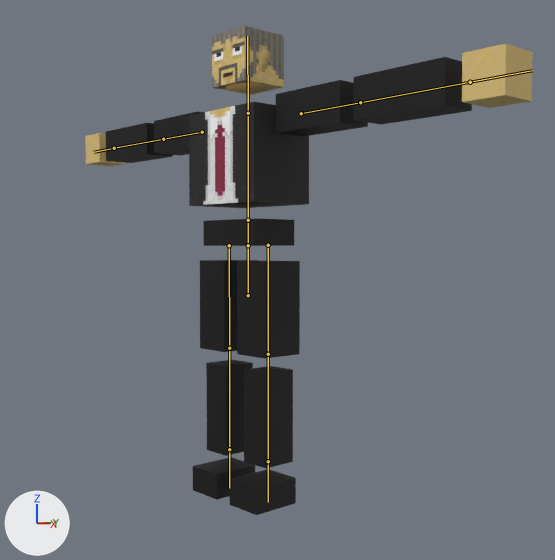
An edit to the Blender file GameSmithsDevtober24/Content/DevAsset/Mesh/Character/HumanoidGeneric/HumanoidGeneric.blend, drawn before and after from the same camera.
Both versions are drawn from a camera (50 mm lens) standing at (11.7, -9.84, 4.95) and looking at (0.52, 0.31, 4.32). The axes (+X, +Y, +Z) are drawn at lower left. The lights are the same throughout. The first picture is the older version. The bones that bend it are drawn over the model as lines.
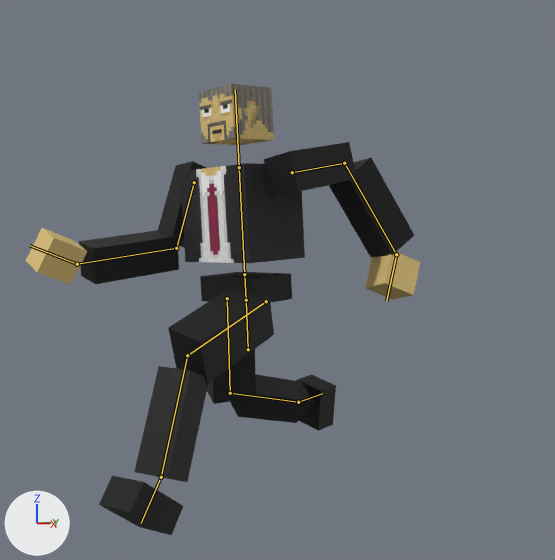
The newer file adds an action. The first version stands in its rest pose; the second is drawn at frame 40 of the action 'Walking'.

Changed parts and their boxes [x1, y1, x2, y2] in the pictures (555 x 560 px):
'Cube', posed (12% narrower, 8% shorter)
    before: [85, 26, 532, 515]
    after: [26, 84, 420, 535]
bone 'Root', root to tip
    before: (248, 295) to (248, 245)
    after: (248, 349) to (246, 300)
bone 'LowerTorso', root to tip
    before: (248, 245) to (248, 220)
    after: (246, 300) to (244, 274)
bone 'LeftUpperArm', root to tip
    before: (301, 113) to (360, 102)
    after: (292, 172) to (344, 163)
bone 'LeftLowerArm', root to tip
    before: (360, 102) to (470, 82)
    after: (344, 163) to (396, 254)
bone 'LeftHand', root to tip
    before: (470, 82) to (532, 70)
    after: (396, 254) to (386, 301)
bone 'RightUpperArm', root to tip
    before: (202, 132) to (163, 139)
    after: (194, 182) to (176, 248)
bone 'RightLowerArm', root to tip
    before: (163, 139) to (114, 148)
    after: (176, 248) to (77, 264)
bone 'RightHand', root to tip
    before: (114, 148) to (94, 152)
    after: (77, 264) to (29, 245)
bone 'LeftUpperLeg', root to tip
    before: (268, 245) to (268, 354)
    after: (266, 301) to (187, 355)
bone 'LeftLowerLeg', root to tip
    before: (268, 354) to (268, 461)
    after: (187, 355) to (161, 477)
bone 'LeftFoot', root to tip
    before: (268, 461) to (268, 502)
    after: (161, 477) to (141, 523)
bone 'RightUpperLeg', root to tip
    before: (229, 245) to (229, 348)
    after: (227, 298) to (230, 393)
bone 'RightLowerLeg', root to tip
    before: (229, 348) to (229, 449)
    after: (230, 393) to (298, 402)
bone 'RightFoot', root to tip
    before: (229, 449) to (229, 488)
    after: (298, 402) to (322, 393)

The change, as a diff of the scene's bpy script:
```diff
--- a/GameSmithsDevtober24/Content/DevAsset/Mesh/Character/HumanoidGeneric/HumanoidGeneric.blend.py
+++ b/GameSmithsDevtober24/Content/DevAsset/Mesh/Character/HumanoidGeneric/HumanoidGeneric.blend.py
@@ bone_root @@
 bone_root = bpy.data.objects['Armature'].pose.bones['Root']
-bone_root.location = (0.0, 0.0, 0.0)
-bone_root.rotation_quaternion = (1.0, 0.0, 0.0, 0.0)  # degrees (0, 0, 0)
+bone_root.location = (0.0, -1.08, 0.0)
+bone_root.rotation_quaternion = (1.0, 0.026, 0.0, 0.0)  # degrees (3, 0, 0)
@@ bone_lowertorso @@
 bone_lowertorso = bpy.data.objects['Armature'].pose.bones['LowerTorso']  # child of 'Root'
-bone_lowertorso.rotation_quaternion = (1.0, 0.0, 0.0, 0.0)  # degrees (0, 0, 0)
+bone_lowertorso.rotation_quaternion = (1.0, 0.011, 0.0, 0.0)  # degrees (1, 0, 0)
@@ bone_leftupperarm @@
 bone_leftupperarm = bpy.data.objects['Armature'].pose.bones['LeftUpperArm']  # child of 'UpperTorso'
-bone_leftupperarm.rotation_quaternion = (1.0, 0.0, 0.0, 0.0)  # degrees (0, 0, 0)
+bone_leftupperarm.rotation_quaternion = (0.492, -0.562, 0.498, -0.44)  # degrees (-97, 0, -83)
@@ bone_leftlowerarm @@
 bone_leftlowerarm = bpy.data.objects['Armature'].pose.bones['LeftLowerArm']  # child of 'LeftUpperArm'
-bone_leftlowerarm.rotation_quaternion = (1.0, 0.0, 0.0, 0.0)  # degrees (0, 0, 0)
+bone_leftlowerarm.rotation_quaternion = (0.824, 0.556, 0.062, 0.083)  # degrees (68, 1, 12)
@@ bone_lefthand @@
 bone_lefthand = bpy.data.objects['Armature'].pose.bones['LeftHand']  # child of 'LeftLowerArm'
-bone_lefthand.rotation_quaternion = (1.0, 0.0, 0.0, 0.0)  # degrees (0, 0, 0)
+bone_lefthand.rotation_quaternion = (0.882, 0.466, 0.021, 0.064)  # degrees (56, -1, 8)
@@ bone_rightupperarm @@
 bone_rightupperarm = bpy.data.objects['Armature'].pose.bones['RightUpperArm']  # child of 'UpperTorso'
-bone_rightupperarm.rotation_quaternion = (1.0, 0.0, 0.0, 0.0)  # degrees (0, 0, 0)
+bone_rightupperarm.rotation_quaternion = (0.684, 0.103, 0.172, 0.701)  # degrees (23, 5, 92)
@@ bone_rightlowerarm @@
 bone_rightlowerarm = bpy.data.objects['Armature'].pose.bones['RightLowerArm']  # child of 'RightUpperArm'
-bone_rightlowerarm.rotation_quaternion = (1.0, 0.0, 0.0, 0.0)  # degrees (0, 0, 0)
+bone_rightlowerarm.rotation_quaternion = (0.845, 0.521, -0.093, -0.074)  # degrees (64, -5, -13)
@@ bone_righthand @@
 bone_righthand = bpy.data.objects['Armature'].pose.bones['RightHand']  # child of 'RightLowerArm'
-bone_righthand.rotation_quaternion = (1.0, 0.0, 0.0, 0.0)  # degrees (0, 0, 0)
+bone_righthand.rotation_quaternion = (0.967, 0.252, -0.046, -0.014)  # degrees (29, -5, -3)
@@ bone_leftupperleg @@
 bone_leftupperleg = bpy.data.objects['Armature'].pose.bones['LeftUpperLeg']  # child of 'LowerTorso'
-bone_leftupperleg.rotation_quaternion = (1.0, 0.0, 0.0, 0.0)  # degrees (0, 0, 0)
+bone_leftupperleg.rotation_quaternion = (0.809, 0.57, -0.128, -0.064)  # degrees (71, -8, -15)
@@ bone_leftlowerleg @@
 bone_leftlowerleg = bpy.data.objects['Armature'].pose.bones['LeftLowerLeg']  # child of 'LeftUpperLeg'
-bone_leftlowerleg.rotation_quaternion = (1.0, 0.0, 0.0, 0.0)  # degrees (0, 0, 0)
+bone_leftlowerleg.rotation_quaternion = (0.921, -0.355, -0.026, 0.157)  # degrees (-42, 4, 18)
@@ bone_leftfoot @@
 bone_leftfoot = bpy.data.objects['Armature'].pose.bones['LeftFoot']  # child of 'LeftLowerLeg'
-bone_leftfoot.rotation_quaternion = (1.0, 0.0, 0.0, 0.0)  # degrees (0, 0, 0)
+bone_leftfoot.rotation_quaternion = (0.98, 0.133, 0.147, -0.017)  # degrees (15, 17, 0)
@@ bone_rightupperleg @@
 bone_rightupperleg = bpy.data.objects['Armature'].pose.bones['RightUpperLeg']  # child of 'LowerTorso'
-bone_rightupperleg.rotation_quaternion = (1.0, 0.0, 0.0, 0.0)  # degrees (0, 0, 0)
+bone_rightupperleg.rotation_quaternion = (0.971, -0.03, 0.219, -0.095)  # degrees (-6, 25, -13)
@@ bone_rightlowerleg @@
 bone_rightlowerleg = bpy.data.objects['Armature'].pose.bones['RightLowerLeg']  # child of 'RightUpperLeg'
-bone_rightlowerleg.rotation_quaternion = (1.0, 0.0, 0.0, 0.0)  # degrees (0, 0, 0)
+bone_rightlowerleg.rotation_quaternion = (0.834, -0.498, 0.032, -0.236)  # degrees (-59, -10, -26)
@@ bone_rightfoot @@
 bone_rightfoot = bpy.data.objects['Armature'].pose.bones['RightFoot']  # child of 'RightLowerLeg'
-bone_rightfoot.rotation_quaternion = (1.0, 0.0, 0.0, 0.0)  # degrees (0, 0, 0)
+bone_rightfoot.rotation_quaternion = (0.959, -0.162, -0.224, -0.067)  # degrees (-18, -27, -4)
```
